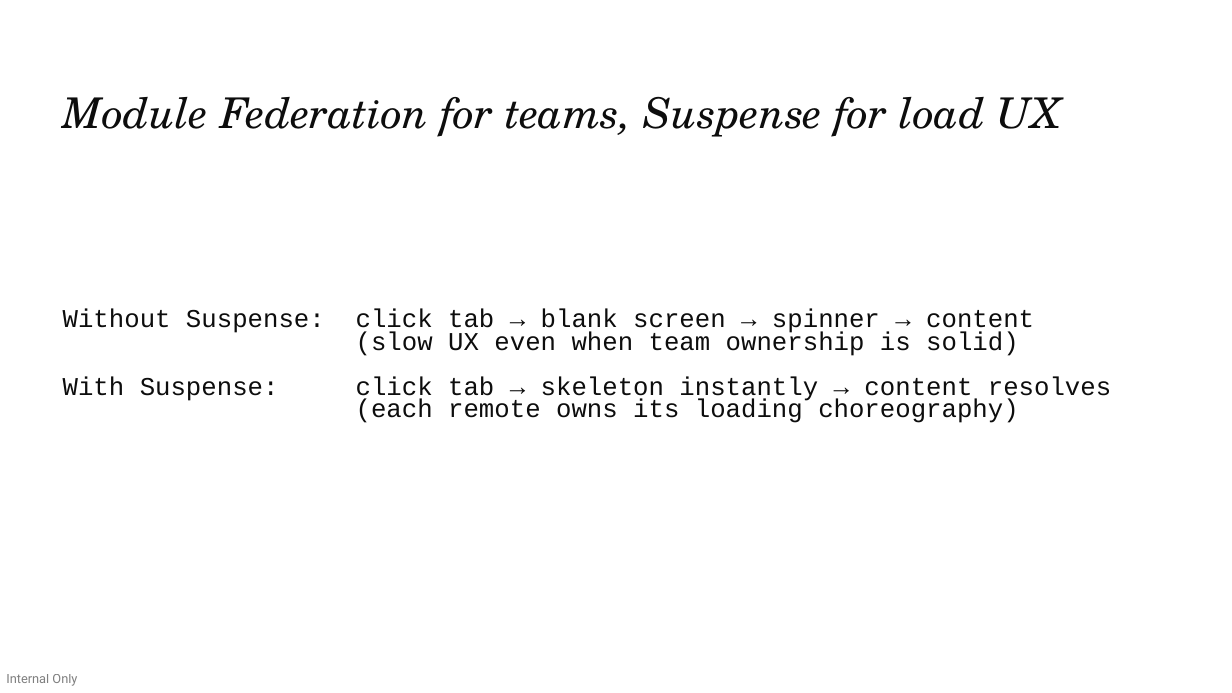
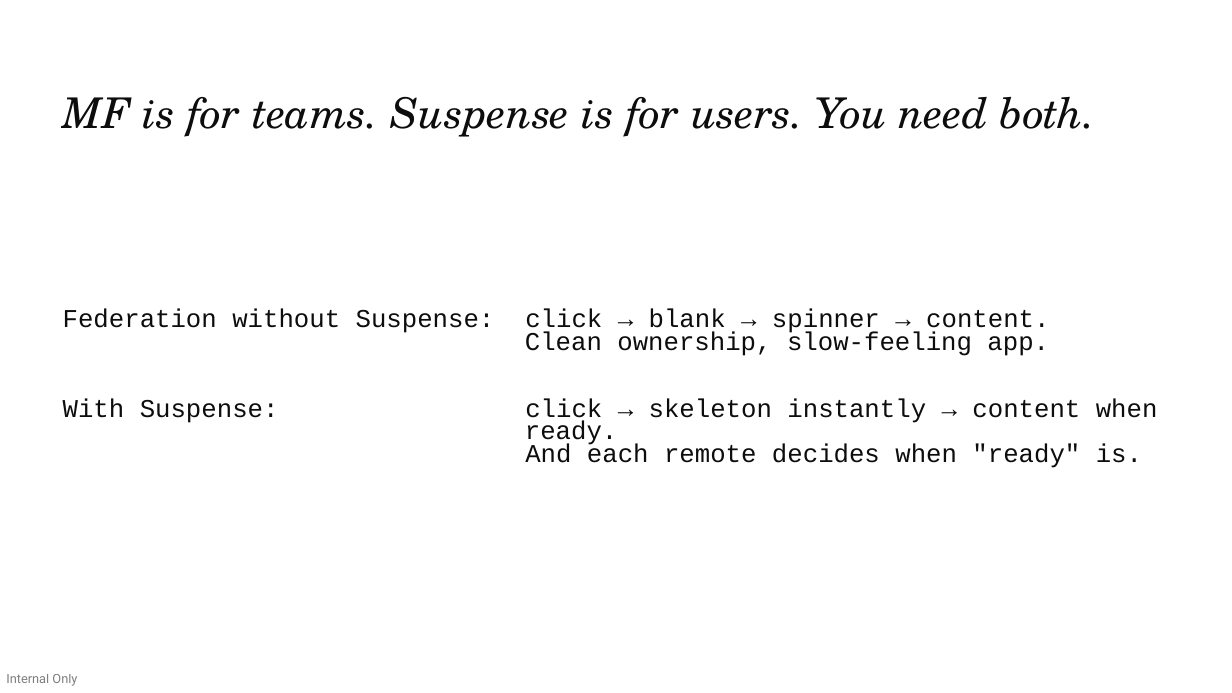
Before and after one commit to devlinduldulao/module-federation-demo, a slide deck: slide 18 of presentation/module-federation.pptx. Drawn at 1232x693 pixels with LibreOffice and Linux fonts; fonts in the diff are those of the drawing. Boxes give left, top, right and bottom in pixels: in the first picture for what was removed or moved away, otherwise in the second. Text is boxed around its words. In the diff, an @@ line names an element or a change of style, - is before the commit and + after.

```diff
--- a/presentation/module-federation.pptx
+++ b/presentation/module-federation.pptx
@@ text at (63,96,1096,137): text changed @@
-Module Federation for teams, Suspense for load UX
+MF is for teams. Suspense is for users. You need both.
@@ text at (63,308,1158,468): text changed @@
-Without Suspense: click tab → blank screen → spinner → content
-(slow UX even when team ownership is solid)
-With Suspense: click tab → skeleton instantly → content resolves
-(each remote owns its loading choreography)
+Federation without Suspense: click → blank → spinner → content.
+Clean ownership, slow-feeling app.
+With Suspense: click → skeleton instantly → content when ready.
+And each remote decides when "ready" is.
```
Also in this commit, not shown: 15 other files.
